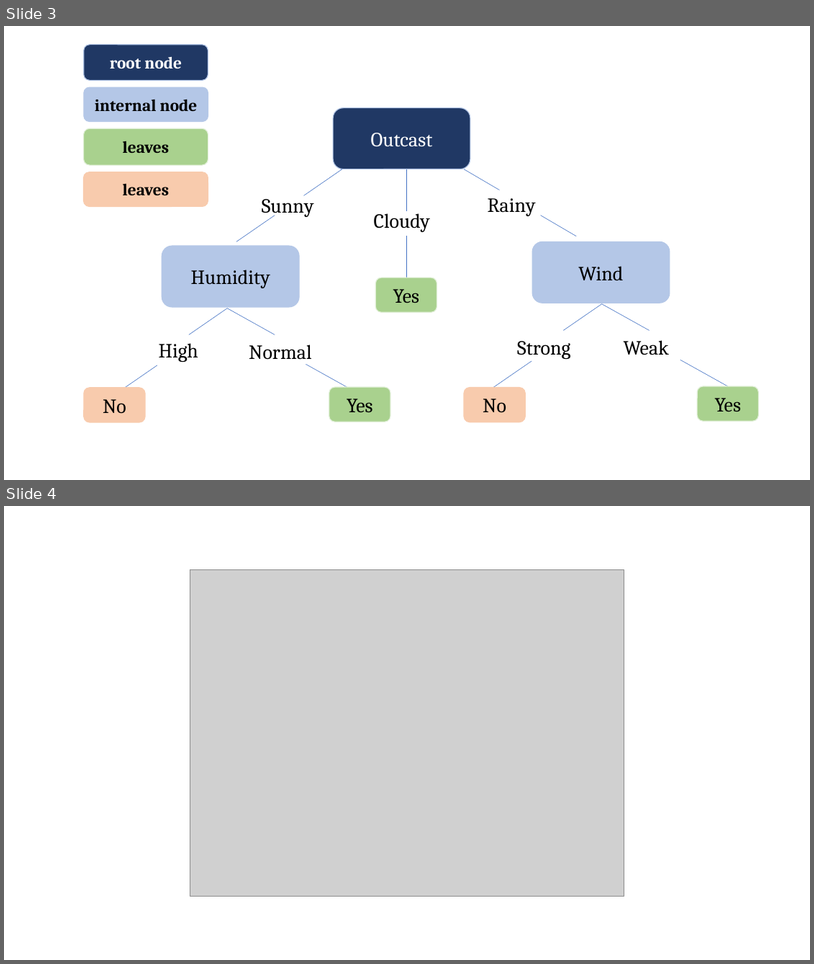
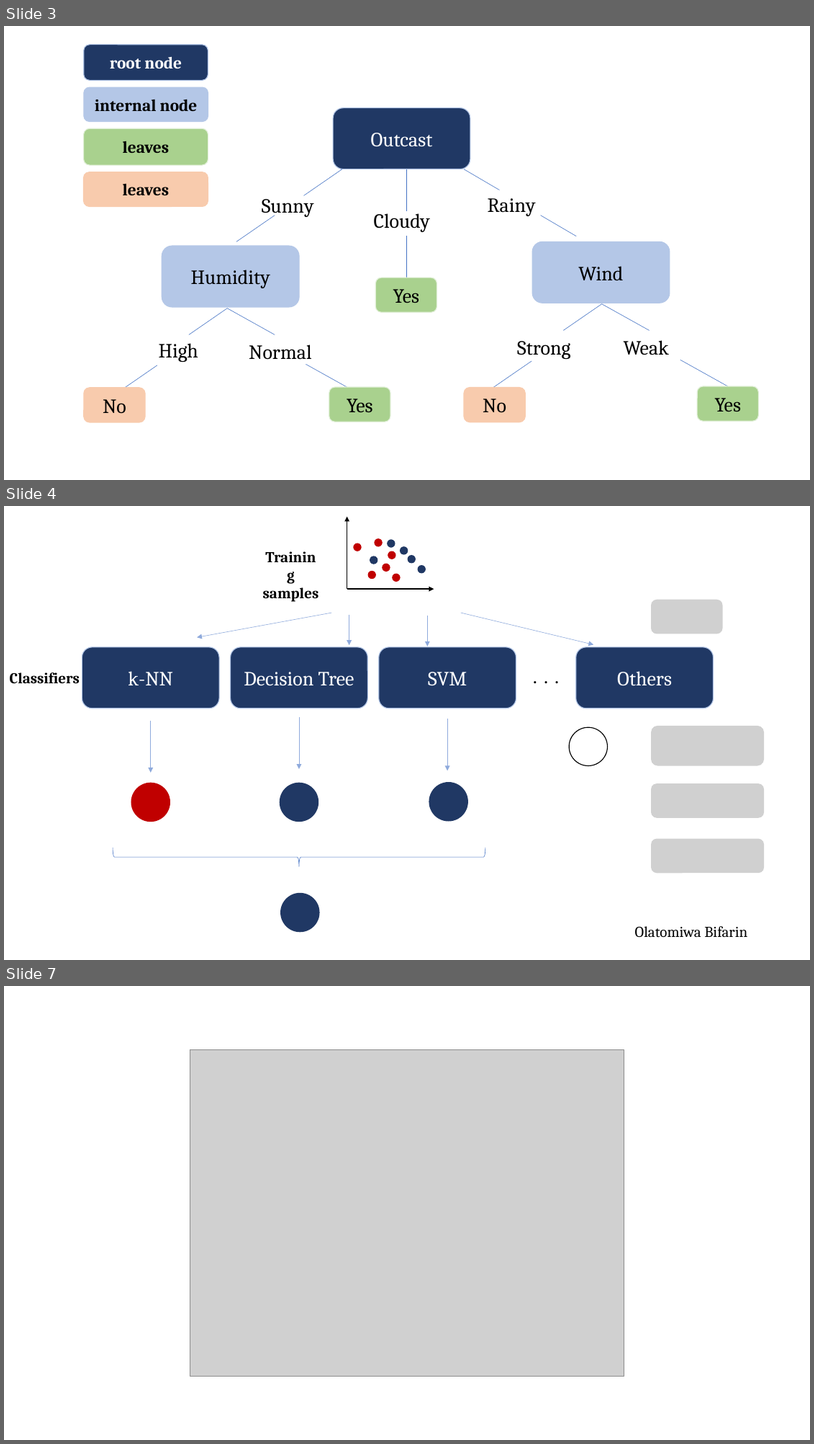
Before and after one commit to obifarin/machine-learning.ainotes, a slide deck: datasets/random_forest/trees_forest.pptx. Shown one above the other, each under a label of ours: slides 3 and 4 before the commit, slides 3, 4 and 7 after it; the slides between them are not shown. The pictures are 814x964 and 814x1444 pixels, drawn with LibreOffice and Linux fonts; fonts in the diff are those of the drawing; grey boxes stand for pictures. Boxes give left, top, right and bottom in pixels: in the first picture for what was removed or moved away, otherwise in the second. Text is boxed around its words. In the diff, an @@ line names an element or a change of style, - is before the commit and + after.

```diff
--- a/datasets/random_forest/trees_forest.pptx
+++ b/datasets/random_forest/trees_forest.pptx
@@ slide 4 added at [4, 506, 810, 960], background #FFFFFF @@
@@ text added at [263, 587, 319, 602], 18 pt, text #000000, bold @@
+Training
+samples
@@ group added at [347, 516, 434, 589]: 11 ellipses, 2 arrows @@
@@ arrow added from (332, 613) to (197, 637), #8FAADC 0.5 pt @@
@@ arrow added from (461, 613) to (594, 644), #8FAADC 0.5 pt @@
@@ picture added at [651, 599, 723, 633] @@
@@ arrow added from (350, 614) to (350, 645), #8FAADC 0.5 pt @@
@@ arrow added from (427, 615) to (427, 646), #8FAADC 0.5 pt @@
@@ rounded rectangle added at [82, 647, 219, 708], fill #203864, outline #B4C7E7 1 pt, 24 pt, text #FFFFFF @@
+k-NN
@@ rounded rectangle added at [230, 647, 368, 708], fill #203864, outline #B4C7E7 1 pt, 24 pt, text #FFFFFF @@
+Decision Tree
@@ rounded rectangle added at [379, 647, 517, 708], fill #203864, outline #B4C7E7 1 pt, 24 pt, text #FFFFFF @@
+SVM
@@ rounded rectangle added at [576, 647, 714, 708], fill #203864, outline #B4C7E7 1 pt, 24 pt, text #FFFFFF @@
+Others
@@ text added at [10, 672, 80, 684], 18 pt, text #000000, bold @@
+Classifiers
@@ text added at [527, 666, 566, 690], 18 pt, text #000000, bold @@
+. . .
@@ arrow added from (151, 721) to (151, 772), #8FAADC 0.5 pt @@
@@ arrow added from (299, 717) to (299, 769), #8FAADC 0.5 pt @@
@@ arrow added from (448, 719) to (448, 770), #8FAADC 0.5 pt @@
@@ ellipse added at [570, 728, 608, 765], fill #FFFFFF, outline #000000 1 pt @@
@@ picture added at [651, 726, 764, 765] @@
@@ ellipse added at [131, 782, 170, 821], fill #C00000, outline #C00000 1 pt @@
@@ ellipse added at [280, 782, 318, 821], fill #203864, outline #203864 1 pt @@
@@ ellipse added at [430, 782, 468, 821], fill #203864, outline #203864 1 pt @@
@@ picture added at [651, 784, 764, 818] @@
@@ left brace added at [113, 847, 486, 867], outline #4472C4 0.5 pt @@
@@ picture added at [651, 839, 764, 873] @@
@@ ellipse added at [281, 893, 319, 932], fill #203864, outline #203864 1 pt @@
@@ text added at [635, 926, 748, 937], 18 pt, text #000000 @@
+Olatomiwa Bifarin
@@ what was slide 4 is now slide 7 @@
```
Also in this commit, not shown: 2 other slides added, 9 other files.
